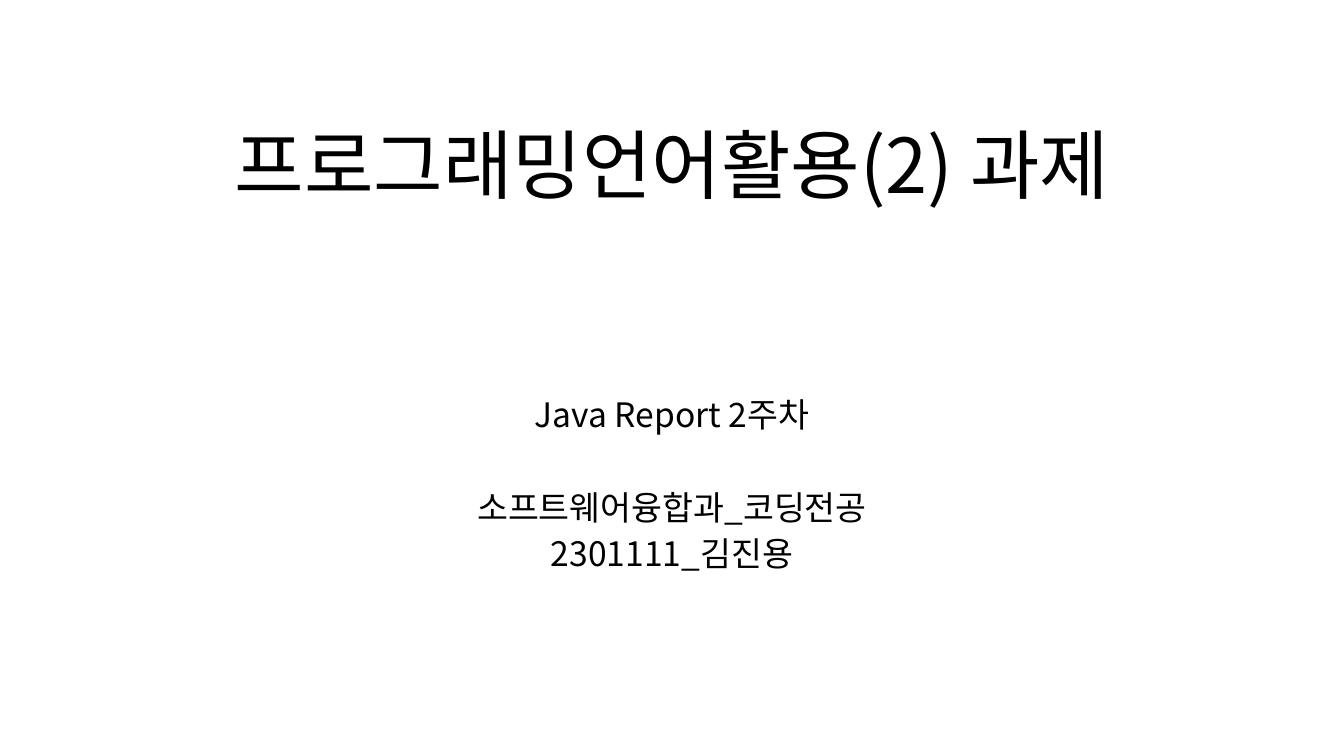
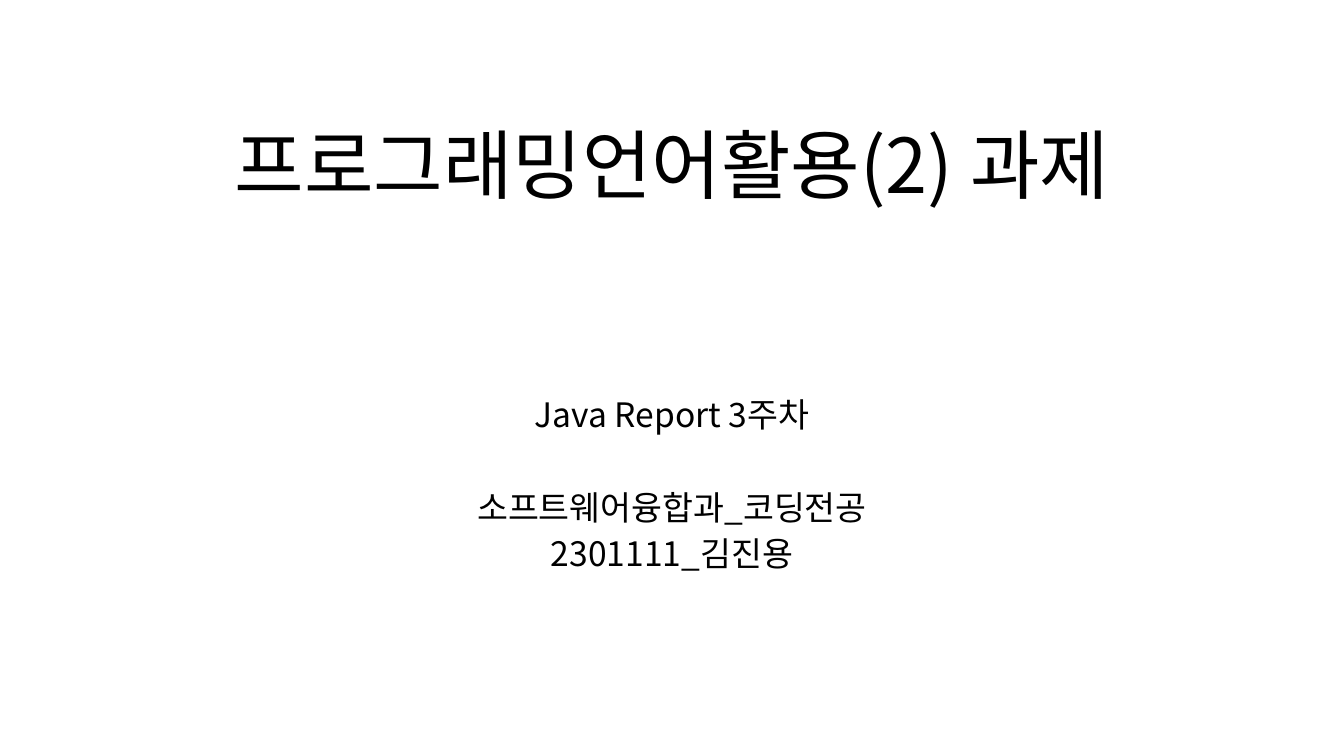
Before and after one commit to MDR-Evan/KBU-ProgrammingLanguageUtilization2, a slide deck: slide 1 of KBU Java 2/Report/R_Week3/3차-김진용-2301111.pptx. Drawn at 1344x756 pixels with LibreOffice and Linux fonts; fonts in the diff are those of the drawing. Boxes give left, top, right and bottom in pixels: in the first picture for what was removed or moved away, otherwise in the second. Text is boxed around its words. In the diff, an @@ line names an element or a change of style, - is before the commit and + after.

```diff
--- a/KBU Java 2/Report/R_Week3/3차-김진용-2301111.pptx
+++ b/KBU Java 2/Report/R_Week3/3차-김진용-2301111.pptx
@@ subtitle at (x1=535, y1=399, x2=809, y2=435): text changed @@
-Java Report 2주차
+Java Report 3주차
```
Also in this commit, not shown: 3 other slides changed, 4 slides added, 5 slides removed, 6 other files.
